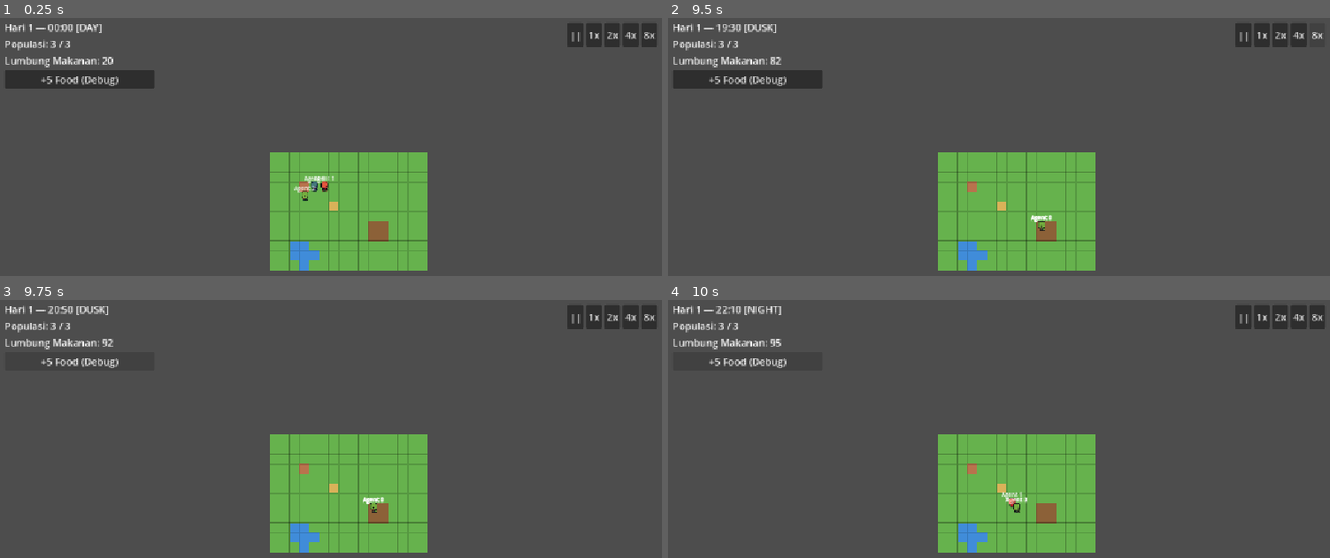
Above: before the commit, frames 1-4 (two rows, left to right).
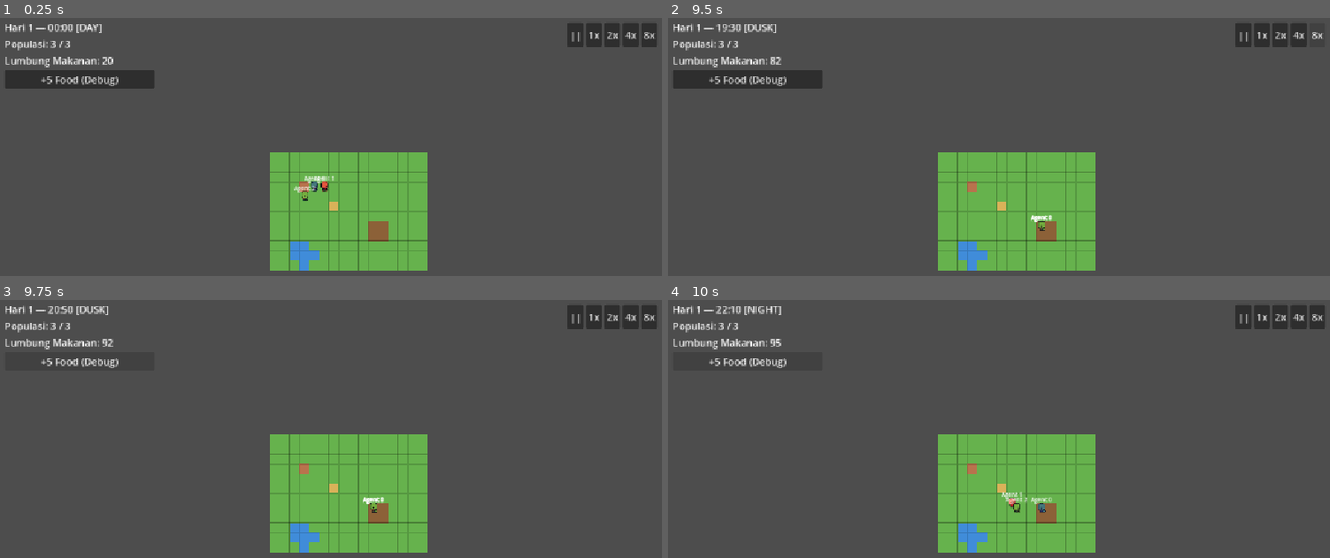
Above: after the commit, the same moments.

Repository: Ryan6712/Zero-society
Game: Godot game, scene res://view/main.tscn
The game is run twice, just before and just after one commit, with the same random seed, the same clock (stepped at 60 frames per second) and the same inputs.
Inputs:
- Up to frame 1 (0.25 s): no input
- Up to frame 2 (9.5 s): click "+5 Food (Debug)" at 0.5 s; click "||" at 1.25 s; click "1x" at 2 s; click "2x" at 2.75 s; click "4x" at 3.5 s; click "8x" at 4.25 s; click "+5 Food (Debug)" at 5 s; click "||" at 5.75 s; click "1x" at 6.5 s; click "2x" at 7.25 s; click "4x" at 8 s; click "8x" at 8.75 s
- Up to frame 3 (9.75 s): click "+5 Food (Debug)" at 9.5 s
- Up to frame 4 (10 s): no input

Frames 1-3 are identical in both runs. In frame 4, 0.1% of the frame differs, in the area x 50-59%, y 76-83%.

Commit message:
feat(data): dukung kepribadian per agent dari config dan bersihkan field tidak terpakai

Diff:
--- a/data/default_world.json
+++ b/data/default_world.json
@@ -24,5 +24,10 @@
 		[4, 3],
 		[5, 3],
 		[3, 4]
+	],
+	"agent_personalities": [
+		{"conscientiousness": 80, "risk_tolerance": 30},
+		{"conscientiousness": 50, "risk_tolerance": 50},
+		{"conscientiousness": 20, "risk_tolerance": 70}
 	]
 }
--- a/sim/actions/action_def.gd
+++ b/sim/actions/action_def.gd
@@ -9,7 +9,6 @@
 @export var required_location: StringName = &""
 @export var min_energy: float = 0.0
 @export var energy_cost_per_tick: float = 0.0
-@export var hunger_cost_per_tick: float = 0.0
 
 
 func _init(
@@ -19,8 +18,7 @@
 	p_interruptible: bool = true,
 	p_required_location: StringName = &"",
 	p_min_energy: float = 0.0,
-	p_energy_cost_per_tick: float = 0.0,
-	p_hunger_cost_per_tick: float = 0.0
+	p_energy_cost_per_tick: float = 0.0
 ) -> void:
 	id = p_id
 	display_name = p_display_name
@@ -29,4 +27,3 @@
 	required_location = p_required_location
 	min_energy = p_min_energy
 	energy_cost_per_tick = p_energy_cost_per_tick
-	hunger_cost_per_tick = p_hunger_cost_per_tick
--- a/sim/actions/action_library.gd
+++ b/sim/actions/action_library.gd
@@ -15,16 +15,16 @@
 	if not _actions.is_empty():
 		return
 
-	_actions[ID_IDLE] = ActionDef.new(ID_IDLE, "Idle", 1, true, &"", 0.0, 0.0, 0.0)
+	_actions[ID_IDLE] = ActionDef.new(ID_IDLE, "Idle", 1, true, &"", 0.0, 0.0)
 
-	_actions[ID_MOVE] = ActionDef.new(ID_MOVE, "Move", 1, true, &"", 0.0, 0.05, 0.05)
+	_actions[ID_MOVE] = ActionDef.new(ID_MOVE, "Move", 1, true, &"", 0.0, 0.0)
 
 	_actions[ID_EAT] = ActionDef.new(
-		ID_EAT, "Eat", SimConst.EAT_DURATION, false, GridData.TILE_GRANARY, 0.0, 0.0, 0.0
+		ID_EAT, "Eat", SimConst.EAT_DURATION, false, GridData.TILE_GRANARY, 0.0, 0.0
 	)
 
 	_actions[ID_SLEEP] = ActionDef.new(
-		ID_SLEEP, "Sleep", SimConst.SLEEP_DURATION, true, GridData.TILE_HOUSE, 0.0, 0.0, 0.0
+		ID_SLEEP, "Sleep", SimConst.SLEEP_DURATION, true, GridData.TILE_HOUSE, 0.0, 0.0
 	)
 
 	_actions[ID_WORK_FARM] = ActionDef.new(
@@ -34,8 +34,7 @@
 		true,
 		GridData.TILE_FARM,
 		20.0,
-		SimConst.ENERGY_DECAY_WORKING - SimConst.ENERGY_DECAY,
-		0.0
+		SimConst.ENERGY_DECAY_WORKING - SimConst.ENERGY_DECAY
 	)
 
 
--- a/sim/core/agent_state.gd
+++ b/sim/core/agent_state.gd
@@ -20,7 +20,6 @@
 var personality: Dictionary = {
 	&"conscientiousness": 50,
 	&"risk_tolerance": 50,
-	&"ambition": 50,
 }
 
 var current_action: ActionInstance = null
--- a/sim/simulation.gd
+++ b/sim/simulation.gd
@@ -2,9 +2,12 @@
 extends RefCounted
 ## Orkestrator simulasi. Menjalankan step() per tick.
 
+const MAX_MEMORY_EVENTS: int = 1000
+
 var world: WorldState
 var rng: RandomNumberGenerator
 var events: Array[Dictionary] = []
+var log_file: FileAccess = null
 var _command_queue: Array[Command] = []
 
 
@@ -22,6 +25,7 @@
 		world.grid_data = GridData.from_dict(grid_dict)
 
 	var spawn_positions: Array = config.get("agent_spawn_positions", [])
+	var personalities: Array = config.get("agent_personalities", [])
 	var agent_count: int = config.get("agent_count", SimConst.DEFAULT_AGENT_COUNT)
 	for i: int in range(agent_count):
 		var agent: AgentState = AgentState.new()
@@ -31,6 +35,12 @@
 			var sp: Array = spawn_positions[i]
 			agent.position = Vector2i(sp[0], sp[1])
 		agent.home_tile = agent.position
+		if i < personalities.size():
+			var p: Dictionary = personalities[i]
+			var c: int = clampi(p.get("conscientiousness", 50), 0, 100)
+			var r: int = clampi(p.get("risk_tolerance", 50), 0, 100)
+			agent.personality[&"conscientiousness"] = c
+			agent.personality[&"risk_tolerance"] = r
 		world.agents.append(agent)
 
 
@@ -45,6 +55,32 @@
 			continue
 		UtilityBrain.decide_and_act(agent, world, rng, events)
 		ActionSystem.update(agent, world, rng, events)
+
+	_flush_and_trim_events()
+
+
+func set_log_file(path: String) -> bool:
+	log_file = FileAccess.open(path, FileAccess.WRITE)
+	if not log_file:
+		push_error("Gagal membuka file log: %s" % path)
+		return false
+	return true
+
+
+func close_log_file() -> void:
+	if log_file != null:
+		log_file.close()
+		log_file = null
+
+
+func _flush_and_trim_events() -> void:
+	if log_file != null:
+		for event: Dictionary in events:
+			log_file.store_line(JSON.stringify(event))
+			log_file.flush()
+		events.clear()
+	elif events.size() > MAX_MEMORY_EVENTS:
+		events = events.slice(events.size() - MAX_MEMORY_EVENTS)
 
 
 func enqueue_command(cmd: Command) -> void:
--- a/sim/systems/movement_system.gd
+++ b/sim/systems/movement_system.gd
@@ -1,8 +1,6 @@
 class_name MovementSystem
 extends RefCounted
 ## Pathfinding AStarGrid2D dan perpindahan agent per tile.
-
-static var _astar_cache: Dictionary = {}
 
 
 static func build_astar(grid_data: GridData) -> AStarGrid2D:
--- a/tests/test_simulation.gd
+++ b/tests/test_simulation.gd
@@ -41,6 +41,19 @@
 		assert_lt(agent.needs[&"energy"], 100.0)
 
 
+func test_simulation_loads_personality_from_config() -> void:
+	var config: Dictionary = _make_config()
+	config["agent_personalities"] = [
+		{"conscientiousness": 95, "risk_tolerance": 15},
+		{"conscientiousness": 25, "risk_tolerance": 85},
+	]
+	var sim: Simulation = Simulation.new(config)
+	assert_eq(sim.world.agents[0].personality[&"conscientiousness"], 95)
+	assert_eq(sim.world.agents[0].personality[&"risk_tolerance"], 15)
+	assert_eq(sim.world.agents[1].personality[&"conscientiousness"], 25)
+	assert_eq(sim.world.agents[2].personality[&"conscientiousness"], 50)  # Default
+
+
 func _make_config() -> Dictionary:
 	return {
 		"seed": 42,
